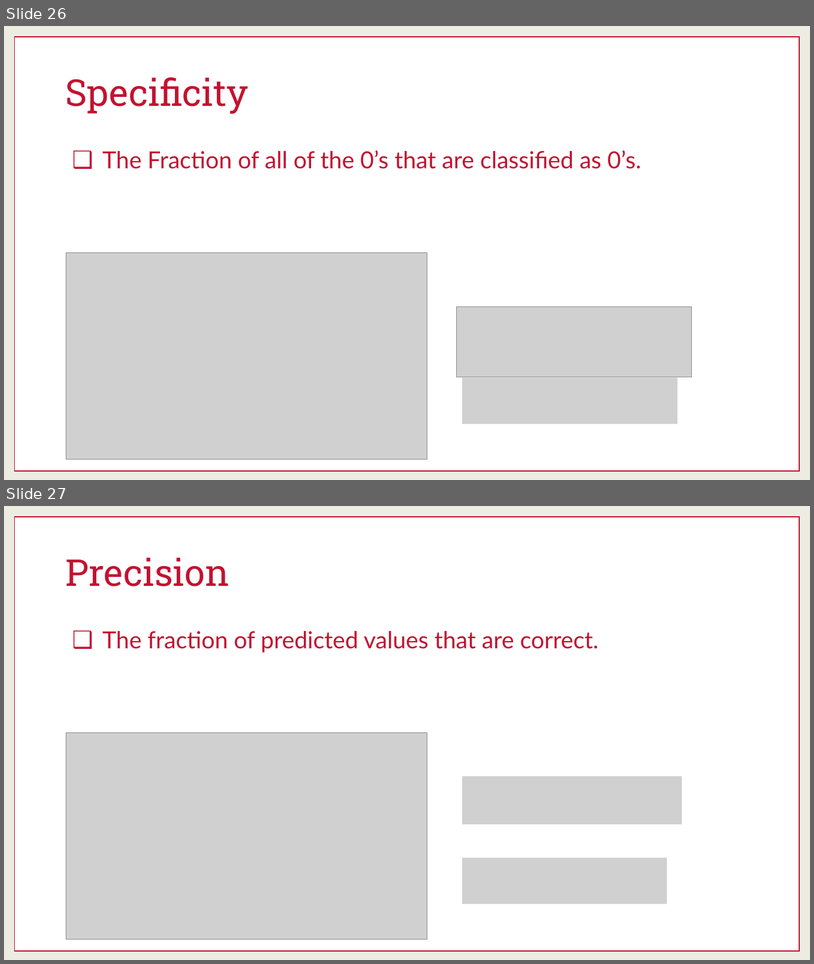
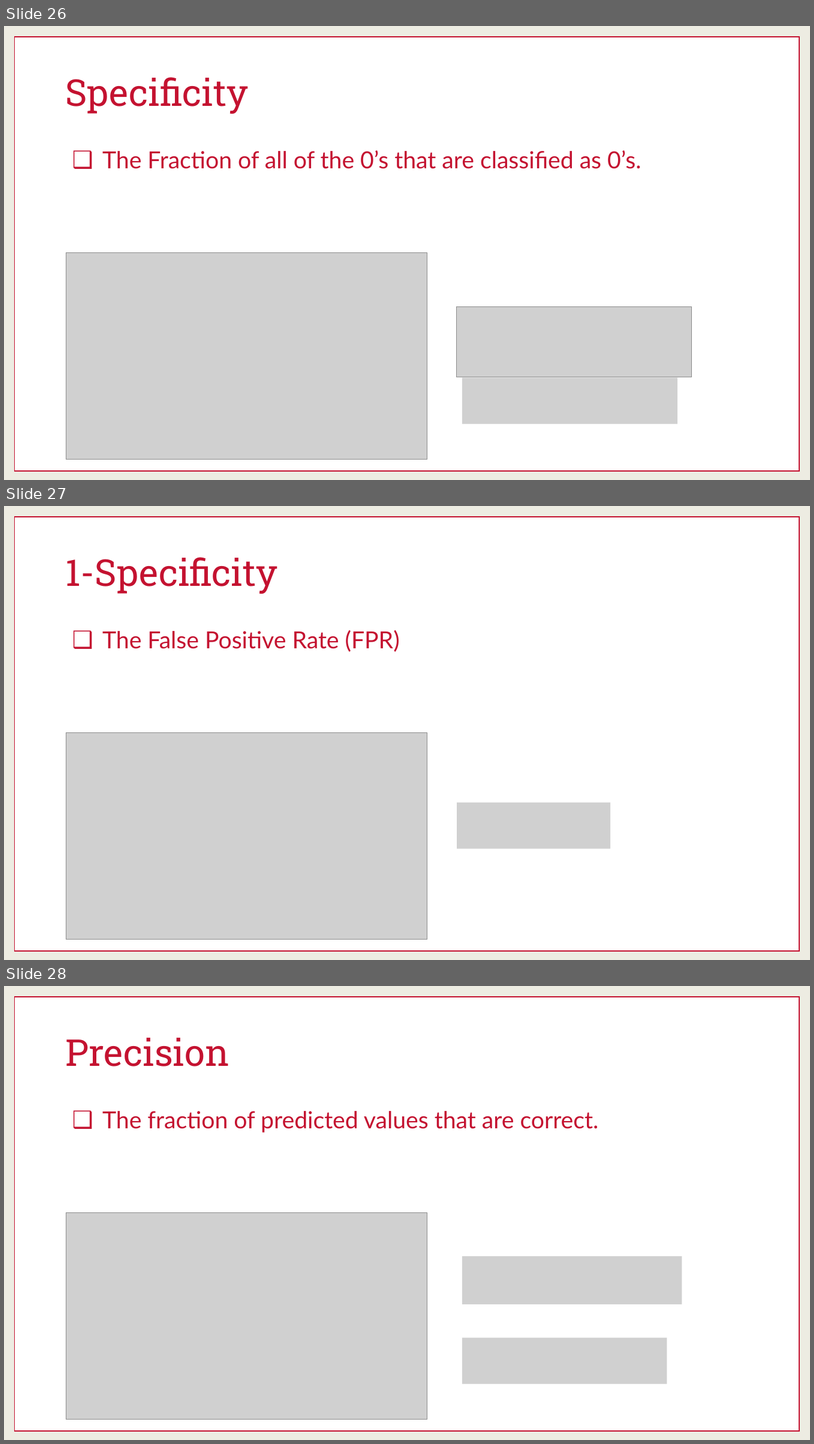
Before and after one commit to martinwg/ISA591, a slide deck: PPT/Module 4 - Model Performance for Classification.pptx. Shown one above the other, each under a label of ours: slides 26 and 27 before the commit, slides 26, 27 and 28 after it. The pictures are 814x964 and 814x1444 pixels, drawn with LibreOffice and Linux fonts; fonts in the diff are those of the drawing; grey boxes stand for pictures. Boxes give left, top, right and bottom in pixels: in the first picture for what was removed or moved away, otherwise in the second. Text is boxed around its words. In the diff, an @@ line names an element or a change of style, - is before the commit and + after.

```diff
--- a/PPT/Module 4 - Model Performance for Classification.pptx
+++ b/PPT/Module 4 - Model Performance for Classification.pptx
@@ slide 27 added at bbox=[4, 506, 810, 960], background #EDECE2; not listed: 1 template element that a slide beside it also shows @@
@@ title added at bbox=[65, 557, 278, 594], 44 pt, text #C41230 @@
+1-Specificity
@@ text added at bbox=[102, 630, 400, 652], 28 pt, text #C41230 @@
+❑ The False Positive Rate (FPR)
@@ picture added at bbox=[66, 733, 428, 939] @@
@@ picture added at bbox=[204, 799, 226, 814] @@
@@ picture added at bbox=[290, 799, 312, 814] @@
@@ picture added at bbox=[457, 802, 611, 849] @@
@@ picture added at bbox=[204, 843, 225, 858] @@
@@ picture added at bbox=[290, 843, 312, 858] @@
@@ what was slide 27 is now slide 28 @@
```
Also in this commit, not shown: 4 slides changed.
